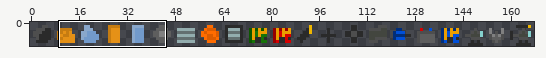
Pixel-art file -- raw-assets/item_tiles.aseprite. Above, an overview of the earlier version with the close-up marked.
Close-up. Before the commit:
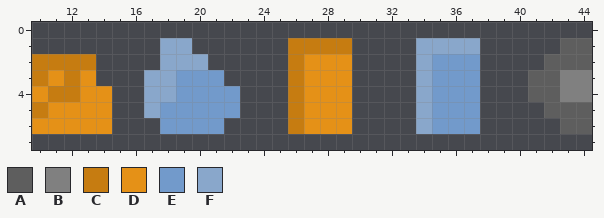
168x8 pixels, 1 frame. Colours within 5 levels of each other are drawn and written as one. Shown: x 10..44, y 0..7.
Palette (. is transparent): A #5e5e5e  B #808080  C #c67c11  D #e59117  E #729acb  F #89a7cb
Pixels before, first column x 10:
1 ........FF......CCCC....FFFF.....AA
2 CCCC....FFF.....CDDD....FEEE....AAA
3 CDCD...FFEEE....CDDD....FEEE...AABB
4 DCCDD..FFEEEE...CDDD....FEEE...AABB
5 CDDDD..FEEEEE...CDDD....FEEE....AAA
6 DDDDD...EEEE....CDDD....FEEE.....AA
The result:
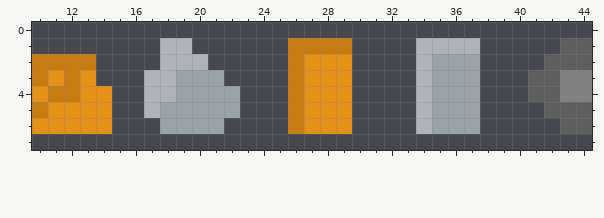
The exact change:
colour E: #729acb -> #9aa2ac
colour F: #89a7cb -> #aeb3b9
Boxes around the changes in both close-ups, in picture pixels (x1, y1, x2, y2):
changed: (144, 38, 240, 134)
changed: (416, 38, 480, 134)
